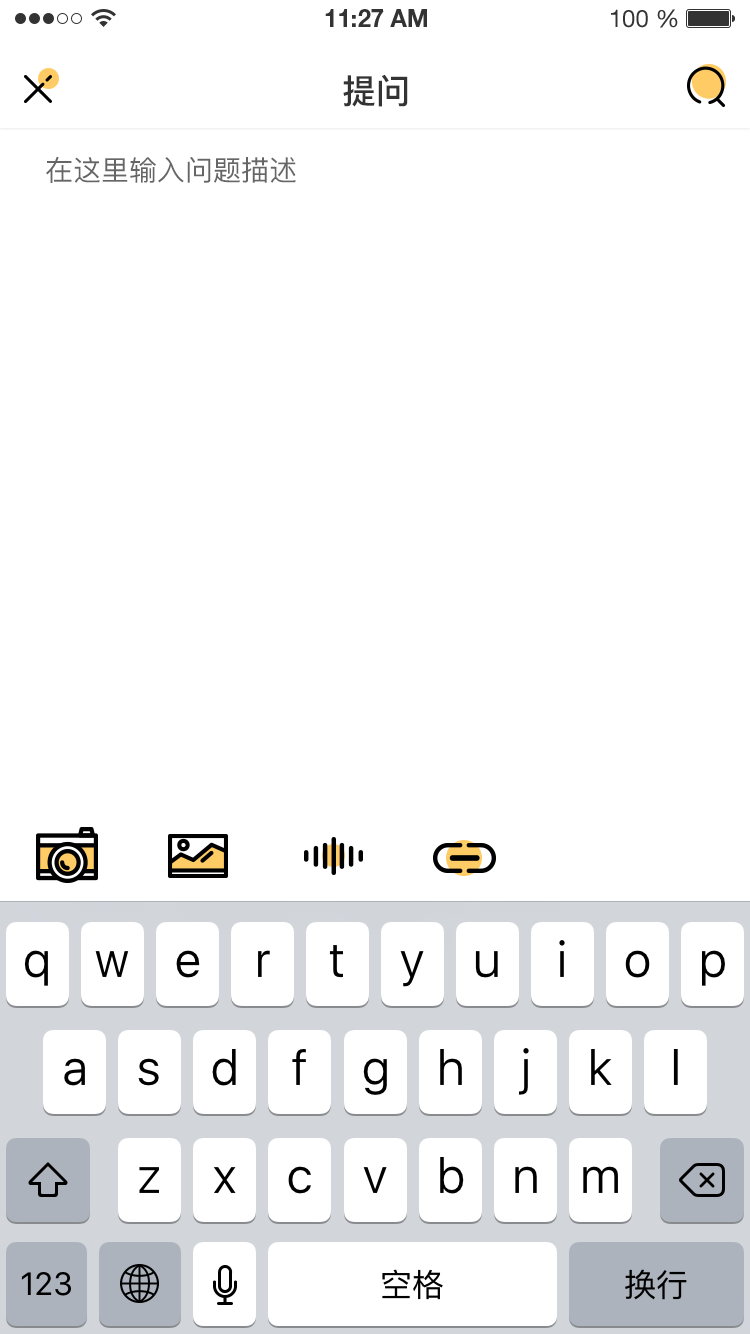
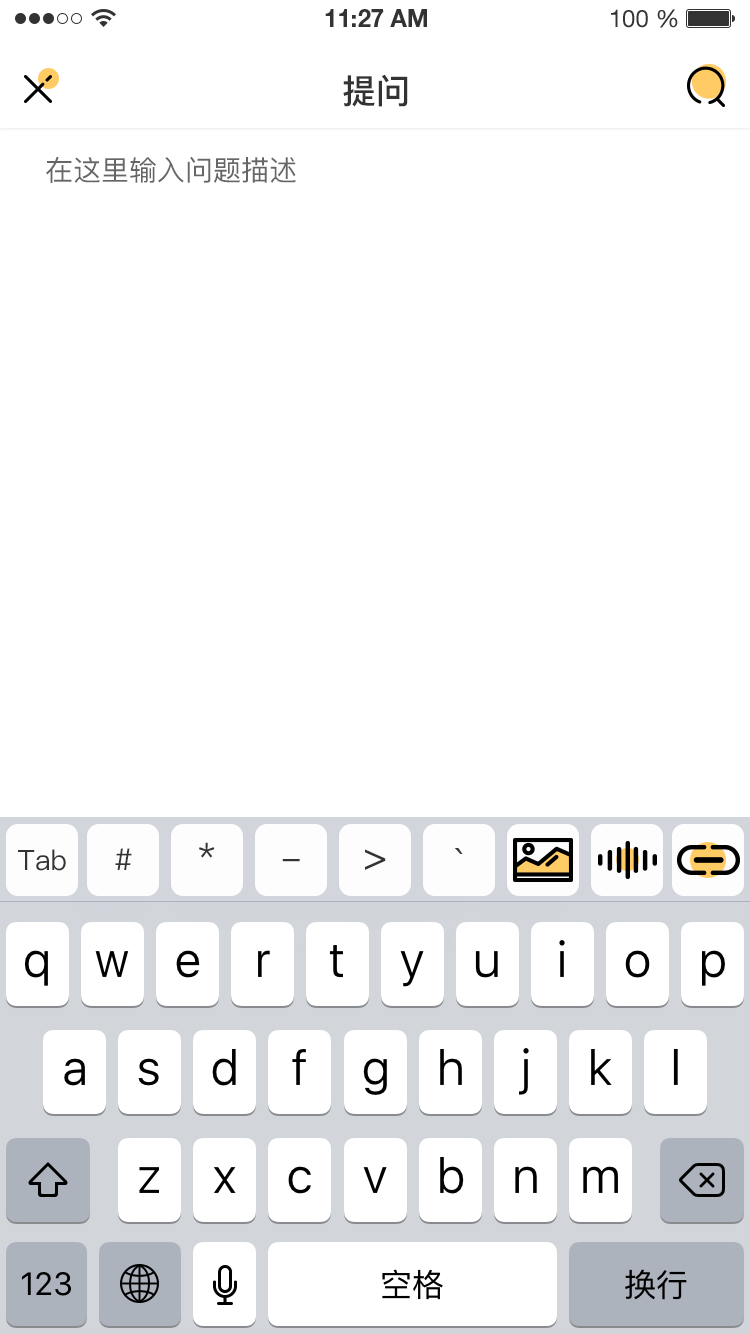
Layered file, before and after one edit (750x1334). Changes by layer:
hid "photo" (1st of 2, in "body") over box(168, 834, 228, 878)
hid group "link" (1st of 4, in "body") (2 layers) over box(433, 840, 496, 876)
added group "按钮" (1st of 2, in "body") with 31 layers in group "body" over box(0, 817, 750, 901)
added group "icon" with 7 layers in group "按钮" over box(513, 838, 740, 882)
added layer "photo" (2nd of 2, in "body" › "按钮" › "icon") in group "icon" over box(513, 838, 573, 882)
added group "link" (3rd of 4, in "body" › "按钮" › "icon") with 2 layers in group "icon" over box(677, 842, 740, 878)
added group "按钮" (2nd of 2, in "body" › "按钮") with 22 layers in group "按钮" over box(0, 817, 750, 901)
added layer "矩形 1 拷贝 7" in group "按钮" over box(672, 824, 744, 896)
added layer "矩形 1 拷贝 9" in group "按钮" over box(591, 824, 663, 896)
added layer "矩形 1 拷贝 8" in group "按钮" over box(507, 824, 579, 896)
added group "顿号" with 2 layers in group "按钮" over box(423, 824, 495, 896)
added layer "矩形 1 拷贝 6" in group "顿号" over box(423, 824, 495, 896)
added group "大于" with 2 layers in group "按钮" over box(339, 824, 411, 896)
added layer "矩形 1 拷贝 5" in group "大于" over box(339, 824, 411, 896)
added group "横线" with 2 layers in group "按钮" over box(255, 824, 327, 896)
added layer "矩形 1 拷贝 4" in group "横线" over box(255, 824, 327, 896)
added group "星号" with 2 layers in group "按钮" over box(171, 824, 243, 896)
added layer "矩形 1 拷贝 3" in group "星号" over box(171, 824, 243, 896)
added group "井号" with 2 layers in group "按钮" over box(87, 824, 159, 896)
added layer "矩形 1 拷贝 2" in group "井号" over box(87, 824, 159, 896)
added group "tab键" with 2 layers in group "按钮" over box(6, 824, 78, 896)
added layer "矩形 1 拷贝" in group "tab键" over box(6, 824, 78, 896)
added layer "矩形 6" in group "按钮" over box(0, 817, 750, 901)
hid "camera" over box(36, 827, 98, 883)
…and 13 more changes (11 added, 2 stack)
